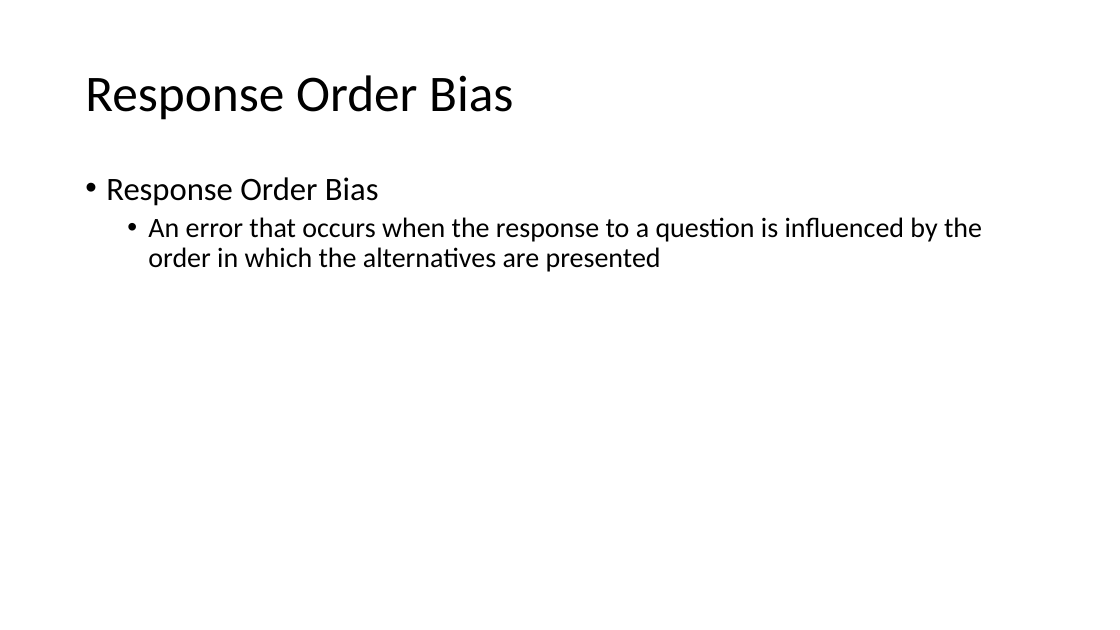
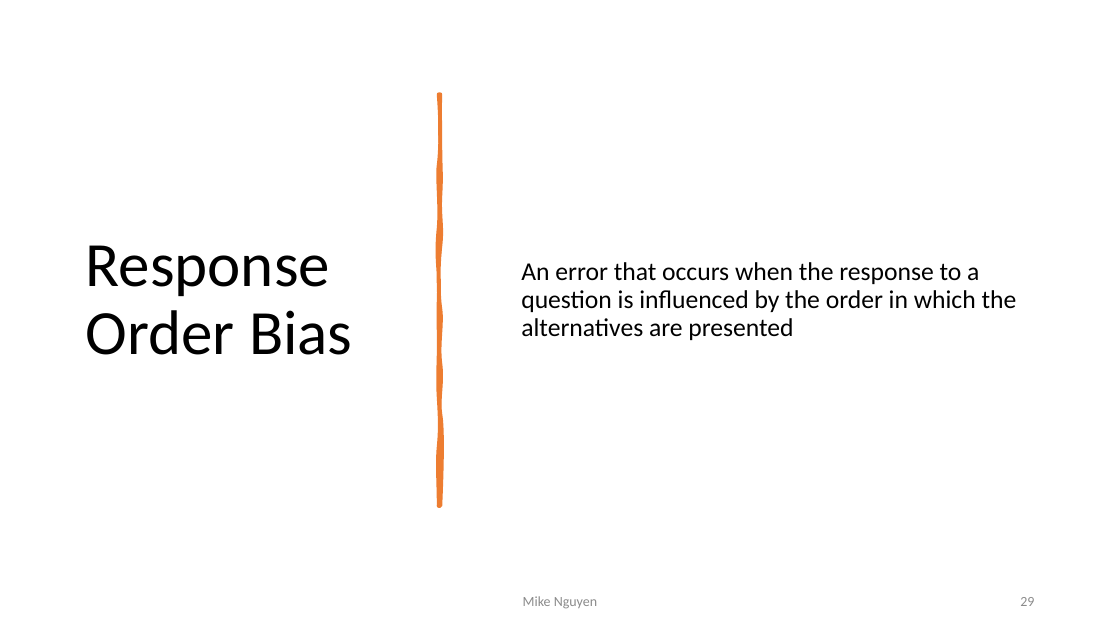
Before and after one commit to mikenguyen13/mar4050, a slide deck: slide 29 of lectures/6/1_Designing the Data Collection Form for Communication Data.pptx (slide 16 before the commit). Drawn at 1120x630 pixels with LibreOffice and Linux fonts; fonts in the diff are those of the drawing. Boxes give left, top, right and bottom in pixels: in the first picture for what was removed or moved away, otherwise in the second. Text is boxed around its words. In the diff, an @@ line names an element or a change of style, - is before the commit and + after.

```diff
--- a/lectures/6/1_Designing the Data Collection Form for Communication Data.pptx
+++ b/lectures/6/1_Designing the Data Collection Form for Communication Data.pptx
@@ title "Response Order Bias": place and size @@
-title "Response Order Bias" at [85,75,513,120]
+title "Response Order Bias" at [86,245,352,355]
@@ title "Response Order Bias" at [86,245,352,355]: size 44 to 54 pt @@
@@ text "An error that occurs when ...": place and size @@
-text "An error that occurs when ..." at [106,177,982,272]
+text "An error that occurs when ..." at [521,262,1017,340]
@@ text "An error that occurs when ..." at [521,262,1017,340]: size 24 to 22 pt; bullet • to none; vertical alignment top to middle @@
@@ freeform shape added at [439,94,440,506], fill #ED7D31, outline #ED7D31 3.25 pt @@
@@ text at [106,177,379,206]: paragraph removed @@
-• Response Order Bias
@@ text added at [523,596,597,609], 12 pt, text #8C8C8C @@
+Mike Nguyen
@@ page number added at [1020,597,1034,606], 12 pt, text #8C8C8C @@
+29
```
Also in this commit, not shown: 32 other slides changed, 16 slides added, 2 slides removed, 7 other files.
